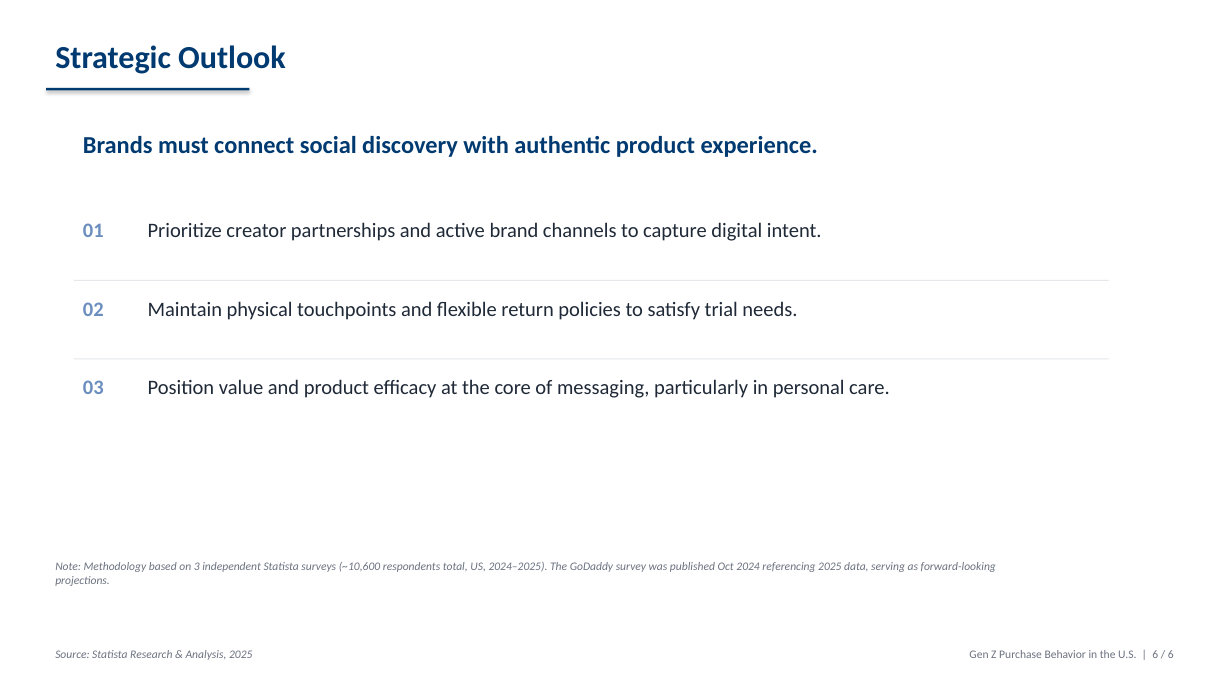
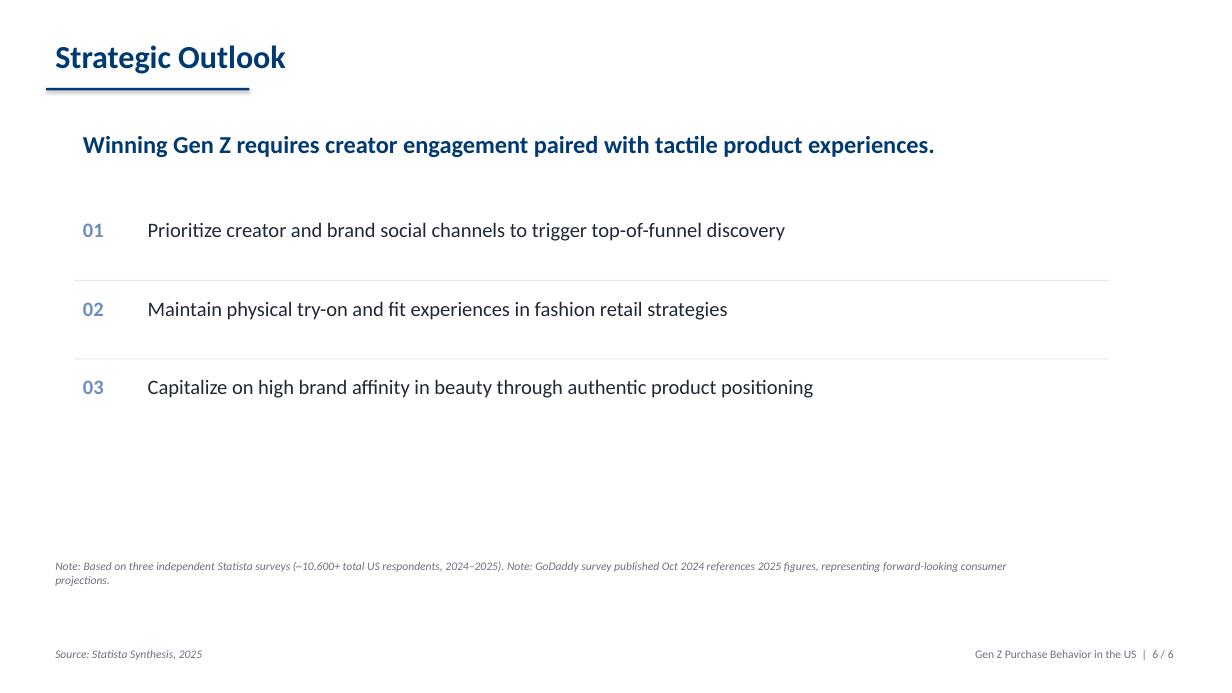
Before and after one commit to LikhithaReddipalli/Statista_challenge, a slide deck: slide 6 of results/presentation_With_LLM.pptx. Drawn at 1232x693 pixels with LibreOffice and Linux fonts; fonts in the diff are those of the drawing. Boxes give left, top, right and bottom in pixels: in the first picture for what was removed or moved away, otherwise in the second. Text is boxed around its words. In the diff, an @@ line names an element or a change of style, - is before the commit and + after.

```diff
--- a/results/presentation_With_LLM.pptx
+++ b/results/presentation_With_LLM.pptx
@@ text at [83, 136, 935, 157]: text changed @@
-Brands must connect social discovery with authentic product experience.
+Winning Gen Z requires creator engagement paired with tactile product experiences.
@@ text at [148, 222, 785, 241]: text changed @@
-Prioritize creator partnerships and active brand channels to capture digital intent.
+Prioritize creator and brand social channels to trigger top-of-funnel discovery
@@ text at [148, 301, 727, 320]: text changed @@
-Maintain physical touchpoints and flexible return policies to satisfy trial needs.
+Maintain physical try-on and fit experiences in fashion retail strategies
@@ text at [148, 379, 813, 398]: text changed @@
-Position value and product efficacy at the core of messaging, particularly in personal care.
+Capitalize on high brand affinity in beauty through authentic product positioning
@@ text at [55, 562, 1007, 586]: text changed @@
-Note: Methodology based on 3 independent Statista surveys (~10,600 respondents total, US, 2024–2025). The GoDaddy survey was published Oct 2024 referencing 2025 data, serving as forward-looking projections.
+Note: Based on three independent Statista surveys (~10,600+ total US respondents, 2024–2025). Note: GoDaddy survey published Oct 2024 references 2025 figures, representing forward-looking consumer projections.
@@ text at [55, 650, 202, 660]: text changed @@
-Source: Statista Research & Analysis, 2025
+Source: Statista Synthesis, 2025
@@ text at [975, 650, 1174, 658]: text changed @@
-Gen Z Purchase Behavior in the U.S. | 6 / 6
+Gen Z Purchase Behavior in the US | 6 / 6
```
Also in this commit, not shown: 5 other slides changed, 2 other files.
